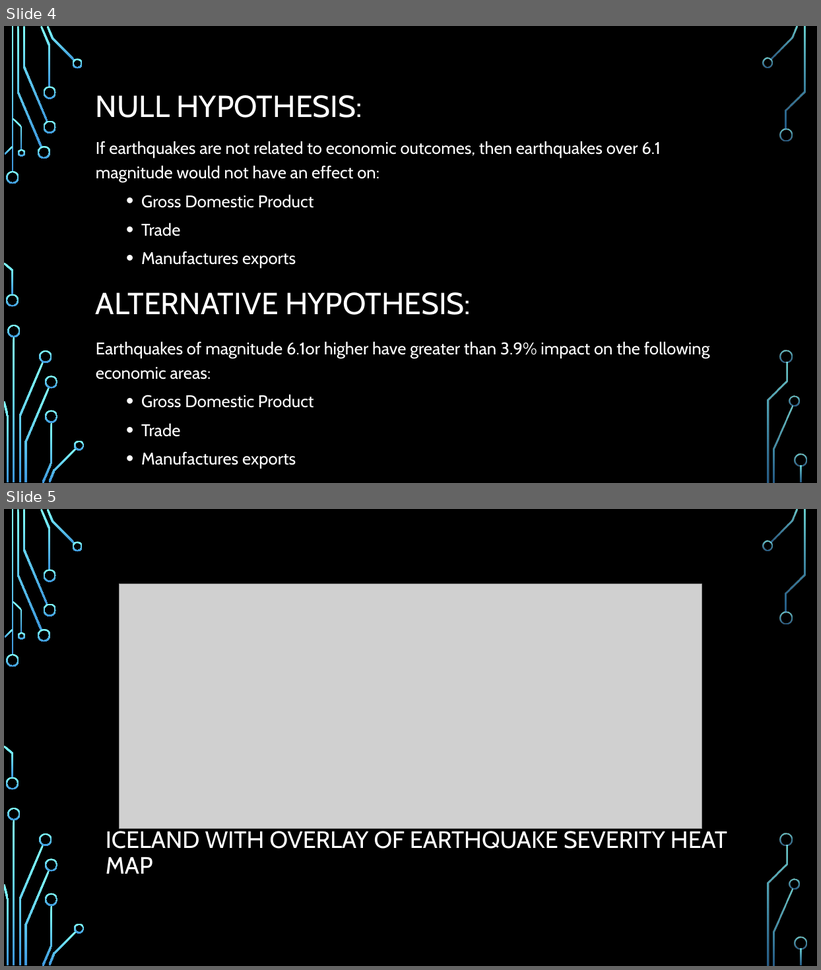
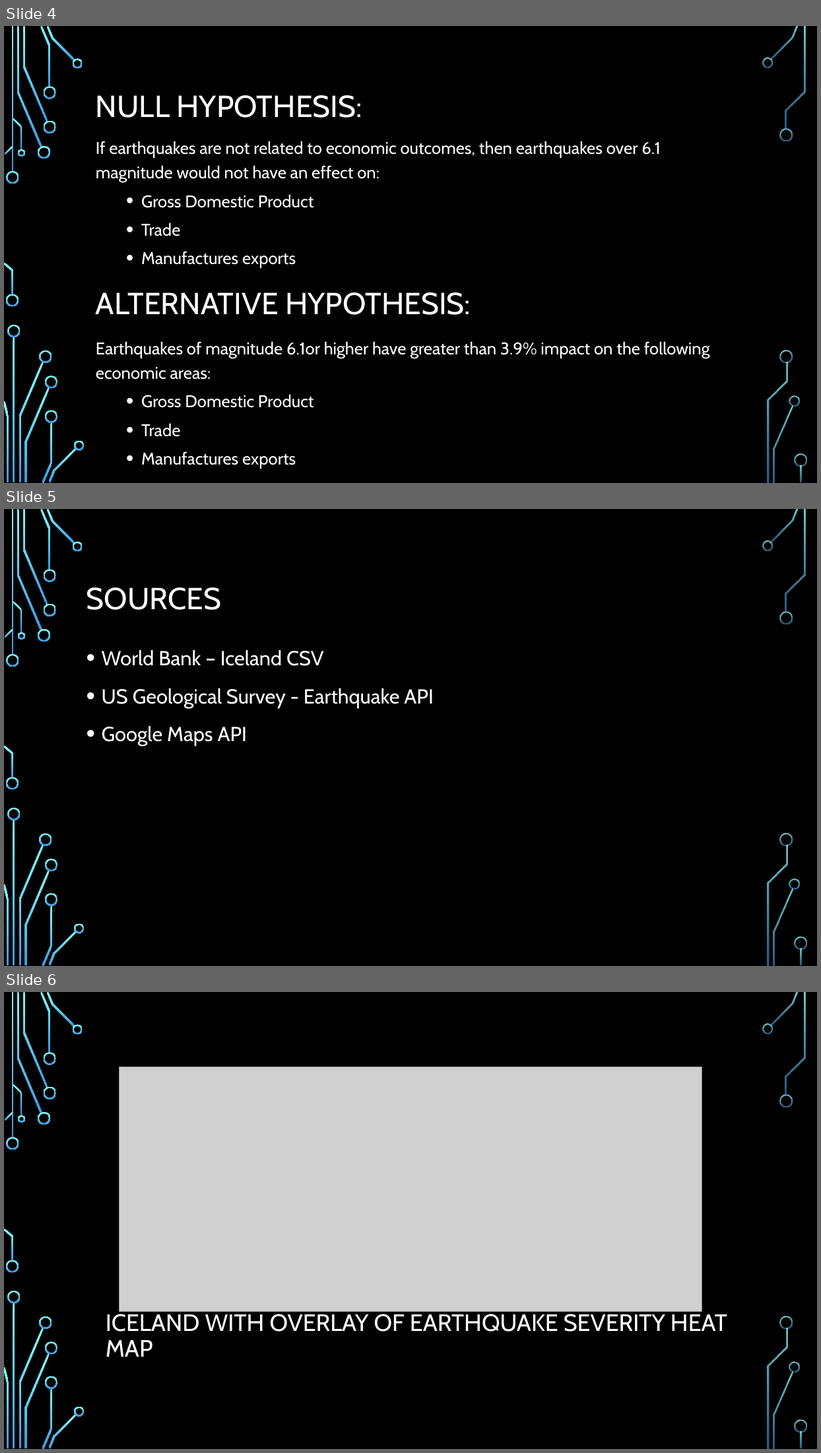
Before and after one commit to kennknisley/project-one-back, a slide deck: Iceland_presentation.pptx. Shown one above the other, each under a label of ours: slides 4 and 5 before the commit, slides 4, 5 and 6 after it. The pictures are 821x970 and 821x1453 pixels, drawn with LibreOffice and Linux fonts; fonts in the diff are those of the drawing; grey boxes stand for pictures; background and template pictures are left out. Boxes give left, top, right and bottom in pixels: in the first picture for what was removed or moved away, otherwise in the second. Text is boxed around its words. In the diff, an @@ line names an element or a change of style, - is before the commit and + after.

```diff
--- a/Iceland_presentation.pptx
+++ b/Iceland_presentation.pptx
@@ slide 5 added at box(4, 509, 817, 966), background picture (left out); not listed: 36 template elements that a slide beside it also shows @@
@@ title added at box(86, 588, 222, 610), 36 pt, text #FFFFFF @@
+SOURCES
@@ text added at box(102, 650, 433, 746), 24 pt, text #FFFFFF @@
+• World Bank – Iceland CSV
+• US Geological Survey - Earthquake API
+• Google Maps API
@@ what was slide 5 is now slide 6 @@
```
Also in this commit, not shown: 1 slide changed, 7 other slides added, 3 slides removed, 3 other files.
